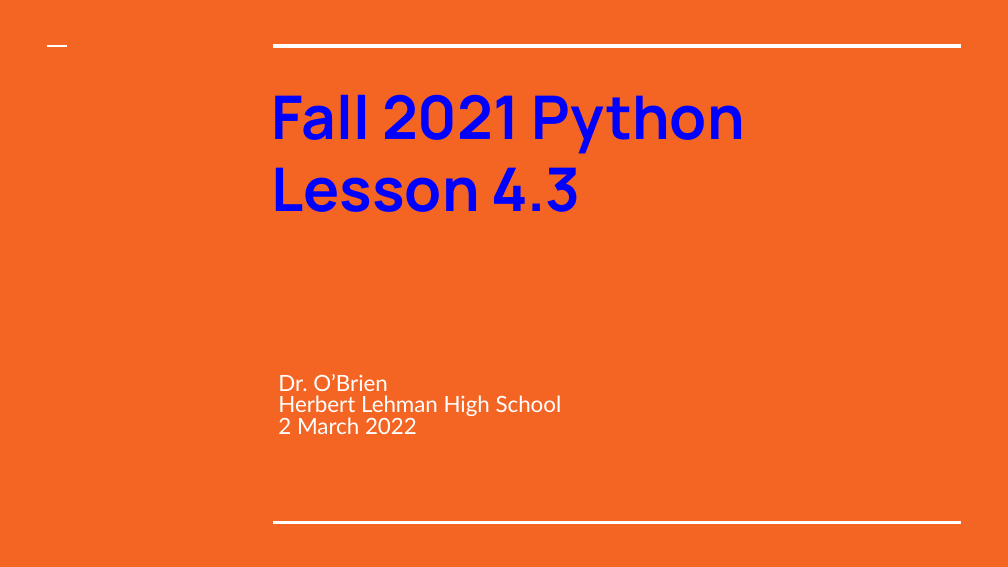
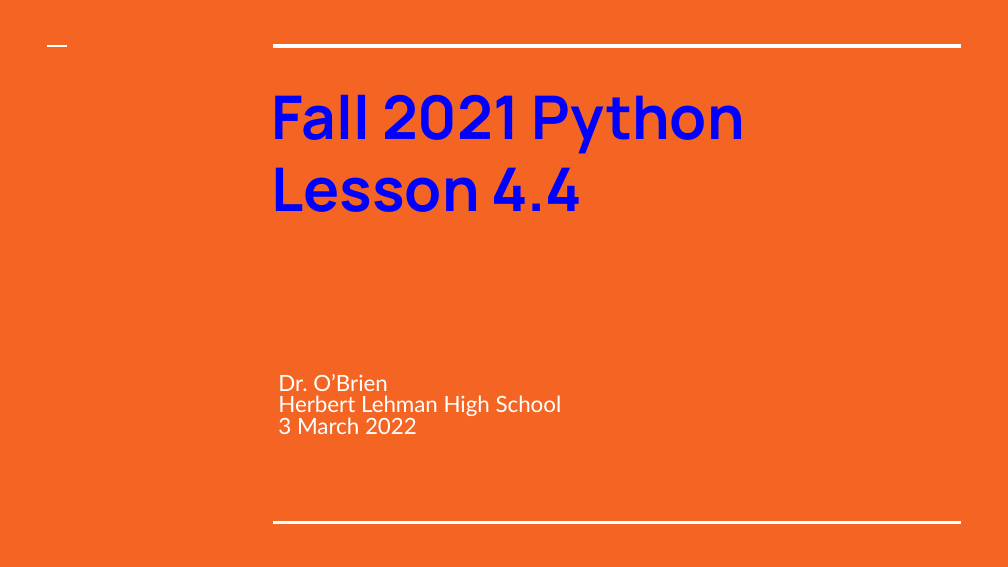
Before and after one commit to cobrien87/work, a slide deck: slide 1 of print/python2_4_3.pptx. Drawn at 1008x567 pixels with LibreOffice and Linux fonts; fonts in the diff are those of the drawing; background and template pictures are left out. Boxes give left, top, right and bottom in pixels: in the first picture for what was removed or moved away, otherwise in the second. Text is boxed around its words. In the diff, an @@ line names an element or a change of style, - is before the commit and + after.

```diff
--- a/print/python2_4_3.pptx
+++ b/print/python2_4_3.pptx
@@ title at (272, 167, 582, 212): text changed @@
-Lesson 4.3
+Lesson 4.4
@@ subtitle at (278, 417, 417, 434): text changed @@
-2 March 2022
+3 March 2022
```
Also in this commit, not shown: 4 other slides changed, 1 slide added, 1 slide removed, 17 other files.
